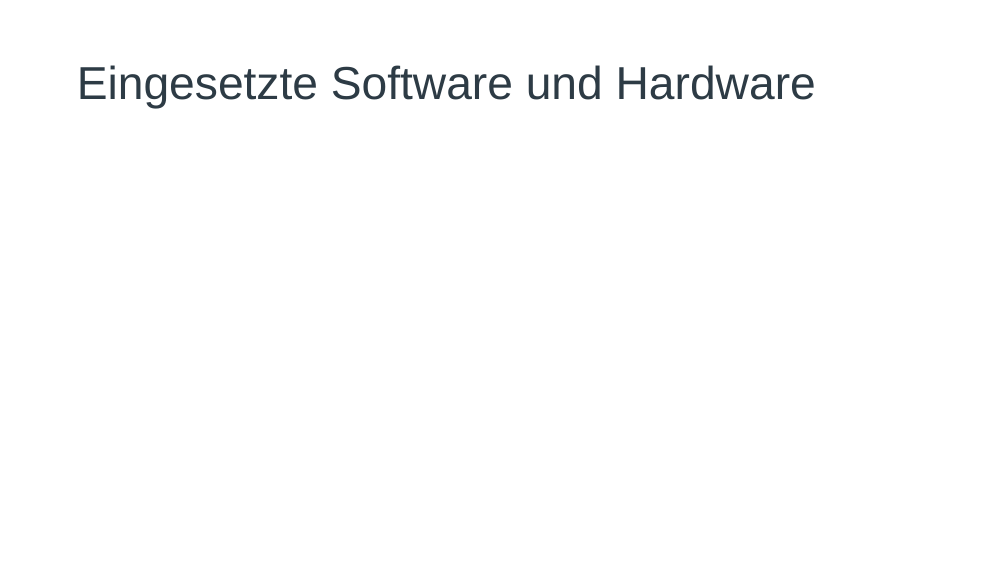
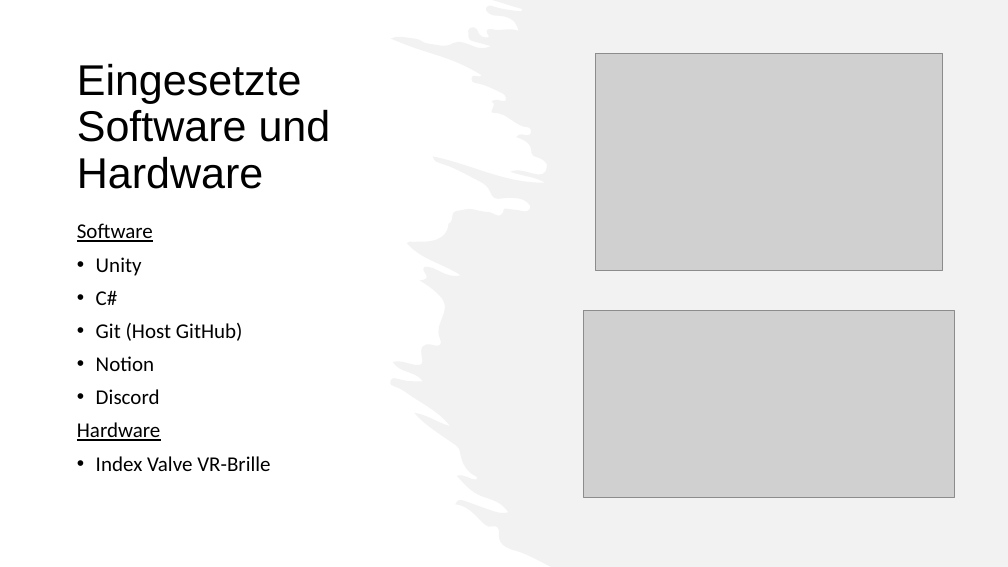
Before and after one commit to ProbablyCreative/Gruppe2-Projekt4, a slide deck: slide 10 of Zwischenpräsentation/Virtuel & Augmented Reality WS 23.pptx (slide 7 before the commit). Drawn at 1008x567 pixels with LibreOffice and Linux fonts; fonts in the diff are those of the drawing; grey boxes stand for pictures. Boxes give left, top, right and bottom in pixels: in the first picture for what was removed or moved away, otherwise in the second. Text is boxed around its words. In the diff, an @@ line names an element or a change of style, - is before the commit and + after.

```diff
--- a/Zwischenpräsentation/Virtuel & Augmented Reality WS 23.pptx
+++ b/Zwischenpräsentation/Virtuel & Augmented Reality WS 23.pptx
@@ freeform shape added at <box>390,0,1008,567</box>, fill #E7E6E6 at 50% opacity @@
@@ title "Eingesetzte Software und Hardware" at <box>77,63,331,189</box>: size 44 to 41 pt, text colour #2D3B45 to #000000 @@
@@ picture added at <box>596,53,943,270</box> @@
@@ text added at <box>77,223,270,471</box>, 20 pt, text #000000 @@
+Software
+• Unity
+• C#
+• Git (Host GitHub)
+• Notion
+• Discord
+Hardware
+• Index Valve VR-Brille
@@ picture added at <box>584,311,955,498</box> @@
```
Also in this commit, not shown: 4 other slides changed, 5 slides added.
